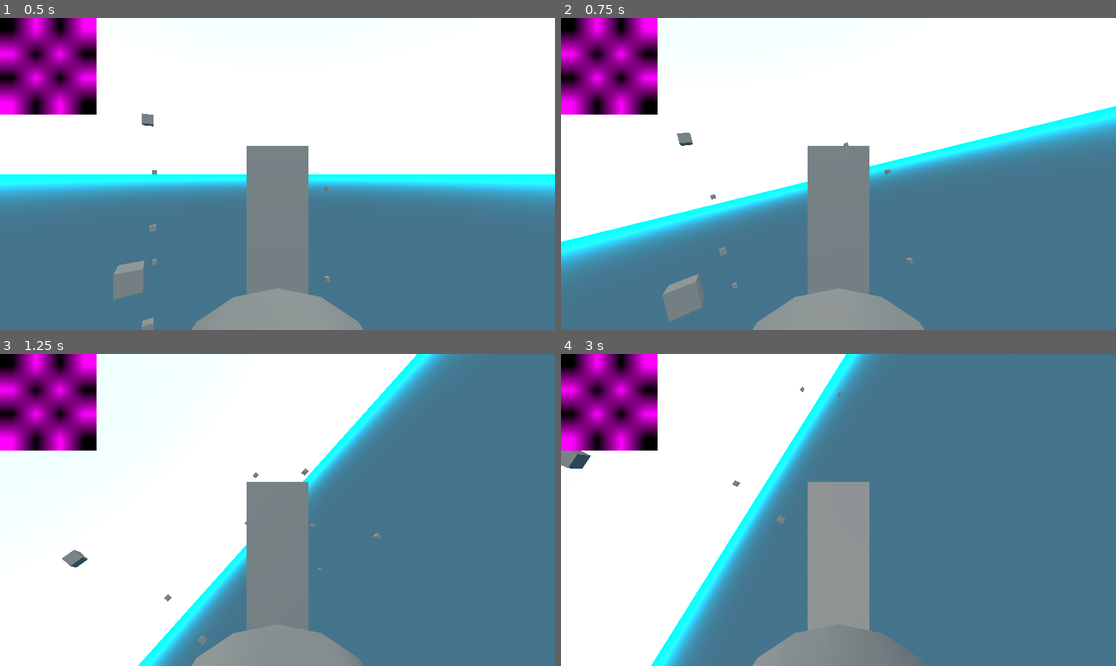
Above: before the commit, frames 1-4 (two rows, left to right).
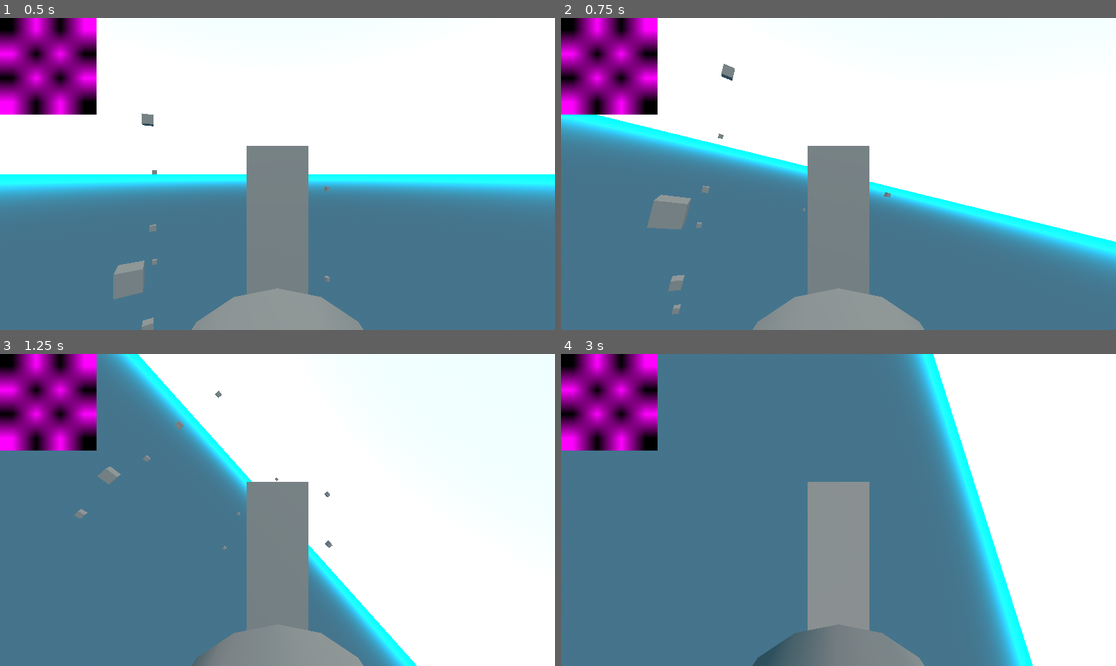
Above: after the commit, the same moments.

Repository: BuldiDev/HeadTrackerGame_PythonGodot
Game: Godot game, scene res://Scenes/Main.tscn
Same seed, same stepped clock (60 frames per second), same inputs: the game is played once before the commit and once after it.
Inputs:
- Up to frame 1 (0.5 s): no input
- Up to frame 2 (0.75 s): tap Enter (ui_accept) at 0.5 s; hold Right (ui_right) from 0.53 s (still down); hold Space from 0.53 s (still down)
- Up to frame 3 (1.25 s): keep holding Right (ui_right); keep holding Space; tap Enter (ui_accept) at 0.77 s
- Up to frame 4 (3 s): release Right (ui_right) at 1.28 s; release Space at 1.28 s; hold Down (ui_down) 1.28-2.03 s; tap C at 1.35, 2.85 s; tap Enter (ui_accept) at 1.52 s; hold Right (ui_right) 2.03-2.78 s; hold Space 2.03-2.78 s; hold Up (ui_up) from 2.78 s (still down)

Frame 1 is identical in both runs. In frame 2, 30% of the frame differs, in the area x 0-100%, y 14-98%; in frame 3, 72%, in the area x 0-100%, y 0-100%; in frame 4, 64%.

Commit message:
test vari

Diff:
--- a/Scenes/airplane.tscn
+++ b/Scenes/airplane.tscn
@@ -22,6 +22,7 @@
 script = ExtResource("1_42yli")
 
 [node name="Airplane" type="MeshInstance3D" parent="." unique_id=820249098]
+layers = 2
 mesh = ExtResource("2_cmvah")
 
 [node name="CollisionShape3D" type="CollisionShape3D" parent="." unique_id=1163319097]
@@ -43,7 +44,7 @@
 transform = Transform3D(1, 0, 0, 0, 1, 0, 0, 0, 1, 1.0684592, -1.6147902, 0.15482394)
 target_position = Vector3(0, -0.7, 0)
 
-[node name="RayCast3D" type="RayCast3D" parent="." unique_id=167468631]
+[node name="RaycastRuotaDietro" type="RayCast3D" parent="." unique_id=167468631]
 transform = Transform3D(1, 0, 0, 0, 1, 0, 0, 0, 1, 0, -1.1, 5.353898)
 target_position = Vector3(0, -0.7, 0)
 
--- a/Scripts/airplane.gd
+++ b/Scripts/airplane.gd
@@ -3,9 +3,16 @@
 
 const SPEED = 5.0
 const JUMP_VELOCITY = 4.5
+const GROUND_ACCELERATION = 8.0  # Accelerazione a terra
+const GROUND_FRICTION = 5.0      # Attrito a terra
 
 # Riferimento al client di head tracking
 var head_tracker: Node = null
+
+# Raycast delle ruote
+@onready var raycast_left: RayCast3D = $RaycastRuotaSinistraFront
+@onready var raycast_right: RayCast3D = $RaycastRuotaDestraFront
+@onready var raycast_back: RayCast3D = $RaycastRuotaDietro
 
 func _ready():
 	# Cerca il nodo godot_client nella scena - il nodo si chiama HeadController in Main.tscn
@@ -24,7 +31,19 @@
 	var pitch_input := 0.0  # Controlla su/giù (altitudine)
 	var roll_input := 0.0   # Controlla sterzo (rotazione)
 
-	var is_flying = not is_on_floor()
+	# Controlla se le ruote toccano il terreno (con controllo null-safe)
+	var on_ground = false
+	var num_wheels_grounded = 0
+
+	if raycast_left and raycast_left.is_colliding():
+		num_wheels_grounded += 1
+	if raycast_right and raycast_right.is_colliding():
+		num_wheels_grounded += 1
+	if raycast_back and raycast_back.is_colliding():
+		num_wheels_grounded += 1
+
+	# Considera "a terra" solo se almeno 2 ruote toccano E velocità verticale bassa
+	on_ground = num_wheels_grounded >= 2 and velocity.y > -2.0
 
 	# Se il tracker è calibrato, usa i valori della testa
 	if head_tracker and head_tracker.calibration_state == head_tracker.CalibrationState.CALIBRATED:
@@ -33,14 +52,14 @@
 		if abs(pitch_input) < 0.15:
 			pitch_input = 0.0
 
-		# Roll: inclinazione testa controlla sterzo (invertito)
-		roll_input = -head_tracker.get_normalized_roll()  # Invertito: -1 (destra) a 1 (sinistra)
+		# Roll: inclinazione testa controlla sterzo
+		roll_input = head_tracker.get_normalized_roll()  # -1 (sinistra) a 1 (destra)
 		if abs(roll_input) < 0.1:
 			roll_input = 0.0
 
 		# Debug
 		if Engine.get_process_frames() % 30 == 0:
-			print("Aereo - Pitch: %.2f | Roll: %.2f | Velocity.y: %.2f | Flying: %s" % [pitch_input, roll_input, velocity.y, is_flying])
+			print("Aereo - Pitch: %.2f | Roll: %.2f | Velocity.y: %.2f | A terra: %d ruote | L:%s R:%s B:%s" % [pitch_input, roll_input, velocity.y, num_wheels_grounded, raycast_left != null and raycast_left.is_colliding(), raycast_right != null and raycast_right.is_colliding(), raycast_back != null and raycast_back.is_colliding()])
 	else:
 		# Fallback ai controlli tastiera
 		pitch_input = Input.get_axis("ui_down", "ui_up")  # Su/Giù per altitudine
@@ -50,35 +69,75 @@
 	var is_accelerating = Input.is_physical_key_pressed(KEY_SPACE)
 
 	if is_accelerating:
-		# Muovi l'aereo in avanti nella direzione in cui sta guardando
-		var forward = -global_transform.basis.z
-		velocity.x = forward.x * SPEED
-		velocity.z = forward.z * SPEED
+		if on_ground:
+			# A terra: movimento in avanti limitato, solo su piano orizzontale
+			var forward = -global_transform.basis.z
+			forward.y = 0  # Mantieni movimento orizzontale
+			forward = forward.normalized()
+			velocity.x = move_toward(velocity.x, forward.x * SPEED, GROUND_ACCELERATION * delta)
+			velocity.z = move_toward(velocity.z, forward.z * SPEED, GROUND_ACCELERATION * delta)
+		else:
+			# In volo: mantieni velocità costante nella direzione orizzontale dell'aereo
+			var forward = -global_transform.basis.z
+			var forward_horizontal = Vector3(forward.x, 0, forward.z).normalized()
+			# Mantieni sempre SPEED come velocità orizzontale minima
+			if forward_horizontal.length() > 0.1:
+				velocity.x = forward_horizontal.x * SPEED
+				velocity.z = forward_horizontal.z * SPEED
 	else:
-		# Decelera solo movimento orizzontale
-		velocity.x = move_toward(velocity.x, 0, SPEED * delta * 3.0)
-		velocity.z = move_toward(velocity.z, 0, SPEED * delta * 3.0)
+		if on_ground:
+			# Attrito maggiore a terra
+			velocity.x = move_toward(velocity.x, 0, GROUND_FRICTION * delta)
+			velocity.z = move_toward(velocity.z, 0, GROUND_FRICTION * delta)
+		else:
+			# Decelera gradualmente in aria
+			velocity.x = move_toward(velocity.x, 0, SPEED * delta * 3.0)
+			velocity.z = move_toward(velocity.z, 0, SPEED * delta * 3.0)
 
 	# Rotazione aereo basata sui controlli
-	if is_flying:
-		# Pitch: ruota aereo su asse X (beccheggio)
-		if abs(pitch_input) > 0.01:
-			rotate_object_local(Vector3.RIGHT, pitch_input * 0.8 * delta)
+	# Pitch: ruota aereo su asse X (beccheggio)
+	if abs(pitch_input) > 0.01:
+		if on_ground:
+			# A terra: solo pitch positivo (alzare muso) con limite
+			if pitch_input > 0:  # Solo se vuoi alzare il muso
+				rotate_object_local(Vector3.RIGHT, pitch_input * 2.0 * delta)
+		else:
+			# In volo: pitch libero
+			rotate_object_local(Vector3.RIGHT, pitch_input * 1.5 * delta)
 
-		# Roll: ruota aereo su asse Z (rollio)
+	# Roll e sterzo
+	if not on_ground:
+		# In volo: usa il roll (rollio)
 		if abs(roll_input) > 0.01:
-			rotate_object_local(Vector3.FORWARD, roll_input * 1.2 * delta)
+			rotate_object_local(Vector3.FORWARD, -roll_input * 1.2 * delta)
+	else:
+		# A terra: usa yaw (sterzo orizzontale)
+		if abs(roll_input) > 0.01 and velocity.length() > 0.5:
+			rotate_y(roll_input * 2.0 * delta)
+
+		# Stabilizza gradualmente roll e limita pitch a terra
+		var current_rotation = rotation
+		current_rotation.z = lerp_angle(current_rotation.z, 0.0, 3.0 * delta)
+		# Limita pitch: non può andare sotto 0 (nel terreno), max circa 45° (0.785 rad)
+		current_rotation.x = clamp(current_rotation.x, 0.0, 0.8)
+		rotation = current_rotation
 
 	# Calcola la direzione "su" dell'aereo per il movimento
 	var plane_up = global_transform.basis.y
+	var plane_forward = -global_transform.basis.z
 
 	# Applica gravità sempre
 	velocity.y -= 9.8 * delta
 
 	# Il pitch dell'aereo influenza il movimento verticale
-	if is_accelerating and is_flying:
-		# Quando acceleri, l'aereo si muove nella direzione in cui punta
-		velocity.y += plane_up.y * SPEED * 2.0 * delta
+	if is_accelerating and not on_ground:
+		# Quando acceleri in volo, l'aereo si muove nella direzione in cui punta
+		# Usa la componente verticale del vettore forward per salire/scendere
+		velocity.y += plane_forward.y * SPEED * 3.0 * delta
+
+	# A terra: impedisci caduta attraverso il terreno
+	if on_ground and velocity.y < 0:
+		velocity.y = 0
 
 	# Limita velocità verticale
 	velocity.y = clamp(velocity.y, -15.0, 15.0)
--- a/project.godot
+++ b/project.godot
@@ -15,6 +15,10 @@
 config/features=PackedStringArray("4.6", "Forward Plus")
 config/icon="res://icon.svg"
 
+[display]
+
+window/size/mode=2
+
 [physics]
 
 3d/physics_engine="Jolt Physics"
